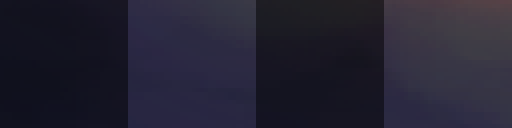
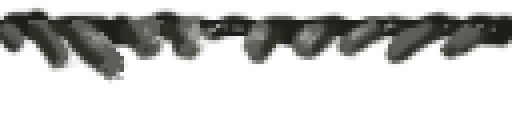
Two versions of the same layered image (512 x 128). Layer-by-layer changes:
added layer "Layer 1" above "Layer 2" over bbox(0, 12, 512, 84)
added layer "Layer 2" above "Tiles" over bbox(0, 4, 512, 52)
hid "Grid" over bbox(0, 0, 384, 128)
hid "Background" over bbox(0, 0, 512, 128)
